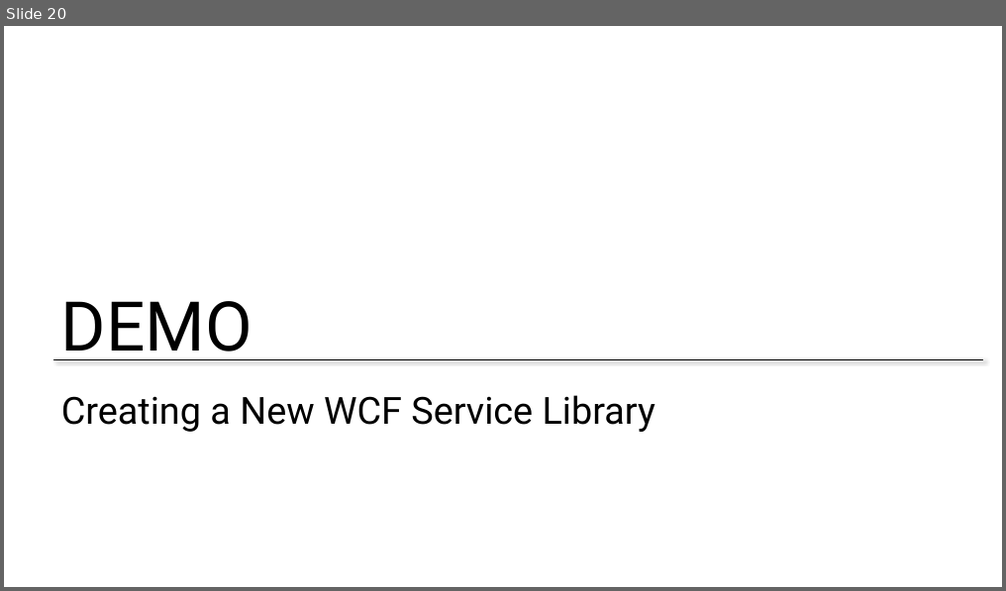
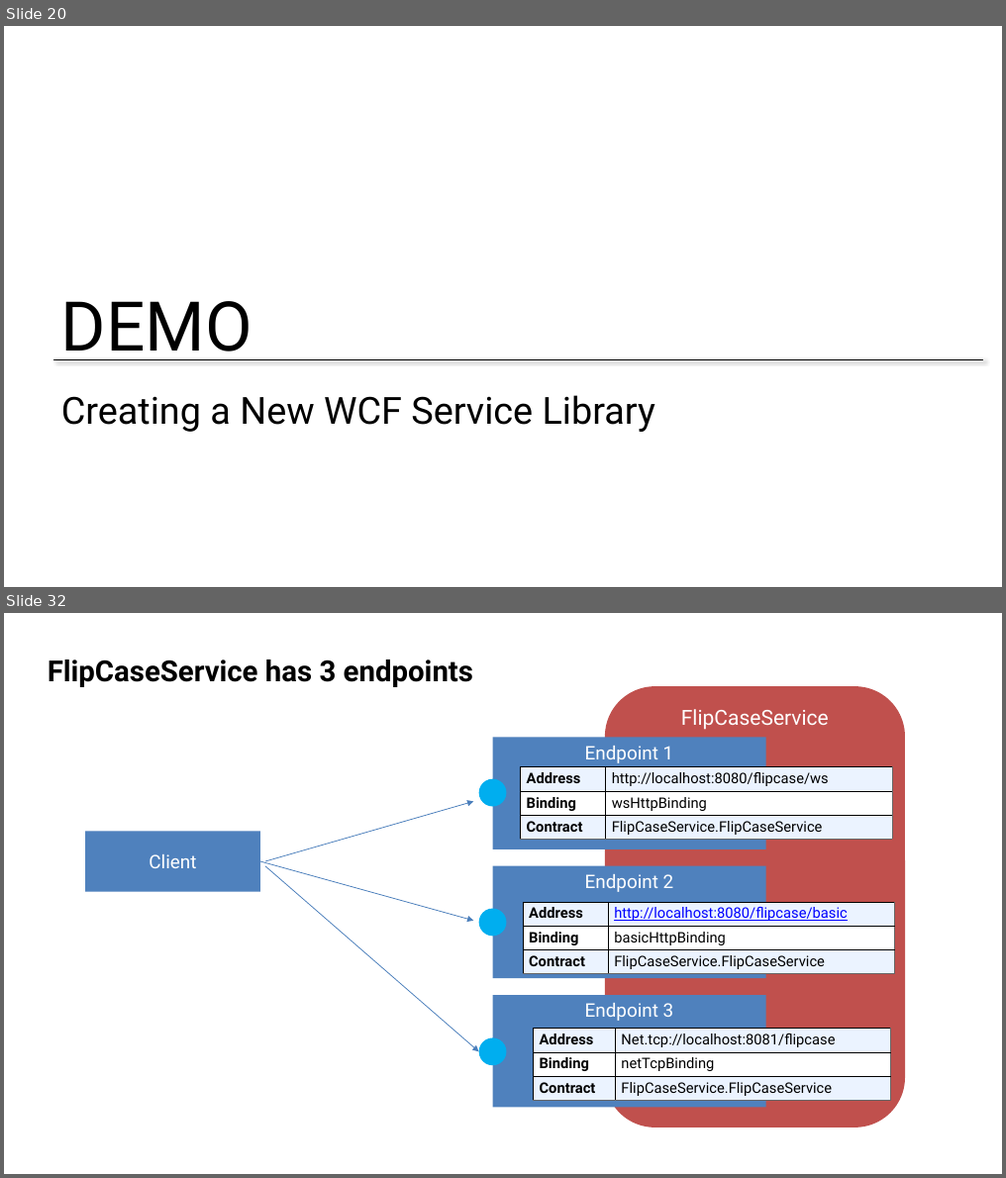
Before and after one commit to BretStateham/MVAWebServicesAndAzure, a slide deck: 01-WCFServices/01-WCFServices.pptx. Shown one above the other, each under a label of ours: slide 20 before the commit, slides 20 and 32 after it; the slides between them are not shown. The pictures are 1006x591 and 1006x1178 pixels, drawn with LibreOffice and Linux fonts; fonts in the diff are those of the drawing; background and template pictures are left out. Boxes give left, top, right and bottom in pixels: in the first picture for what was removed or moved away, otherwise in the second. Text is boxed around its words. In the diff, an @@ line names an element or a change of style, - is before the commit and + after.

Commit message:
Added slides

```diff
--- a/01-WCFServices/01-WCFServices.pptx
+++ b/01-WCFServices/01-WCFServices.pptx
@@ slide 32 added at (4,613,1002,1174), background #FFFFFF @@
@@ text added at (48,660,473,687), 28 pt, text #000000, bold @@
+FlipCaseService has 3 endpoints
@@ rounded rectangle added at (605,686,905,1128), fill #C0504D, 20 pt, text #FFFFFF @@
+FlipCaseService
@@ rectangle added at (493,738,766,850), fill #4F81BD, 18 pt, text #FFFFFF @@
+Endpoint 1
@@ ellipse added at (478,779,506,807), fill #00AEEF @@
@@ table added at (521,767,893,839), 3 rows, 2 columns @@
+Address | http://localhost:8080/flipcase/ws
+Binding | wsHttpBinding
+Contract | FlipCaseService.FlipCaseService
@@ arrow added from (265, 861) to (473, 802), #4B7EBC 0.75 pt @@
@@ rectangle added at (85,832,260,892), fill #4F81BD, 18 pt, text #FFFFFF @@
+Client
@@ arrow added from (260, 861) to (473, 921), #4B7EBC 0.75 pt @@
@@ arrow added from (265, 866) to (478, 1052), #4B7EBC 0.75 pt @@
@@ rectangle added at (493,866,766,978), fill #4F81BD, 18 pt, text #FFFFFF @@
+Endpoint 2
@@ ellipse added at (478,909,506,937), fill #00AEEF @@
@@ table added at (523,902,895,973), 3 rows, 2 columns @@
+Address | http://localhost:8080/flipcase/basic
+Binding | basicHttpBinding
+Contract | FlipCaseService.FlipCaseService
@@ rectangle added at (493,995,766,1108), fill #4F81BD, 18 pt, text #FFFFFF @@
+Endpoint 3
@@ ellipse added at (478,1039,506,1065), fill #00AEEF @@
@@ table added at (534,1029,891,1100), 3 rows, 2 columns @@
+Address | Net.tcp://localhost:8081/flipcase
+Binding | netTcpBinding
+Contract | FlipCaseService.FlipCaseService
```
Also in this commit, not shown: 30 other slides added.
